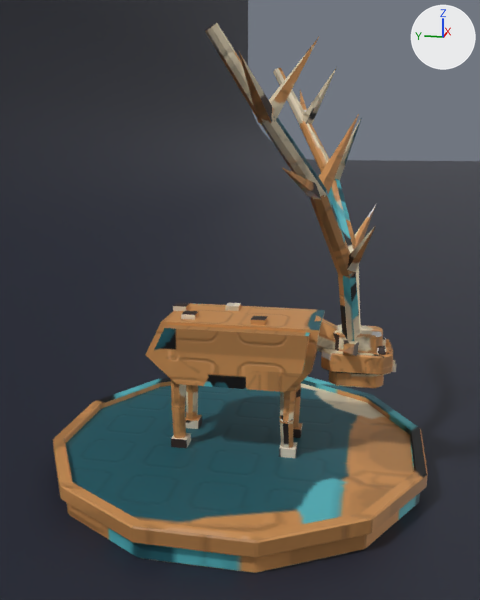
Two versions of the Blender file assets/models/art/boss5/AntlerFawn.blend, one commit apart.
Rendered twice from a 50 mm lens placed at (-5.4, -1.08, 2.85), pointed at (-0.06, -0.01, 1.52). The lights are fixed; the arrows at upper right show +X, +Y and +Z. The picture after the commit comes second.

Names of what the first picture shows: 'Art_AntlerFawn_Antlers', 'Art_AntlerFawn_Body', 'Art_AntlerFawn_Head', 'Art_AntlerFawn_LegBL', 'Art_AntlerFawn_LegBR', 'Art_AntlerFawn_LegFR', 'Art_AntlerFawn_Stand', 'Floor' and 1 more.
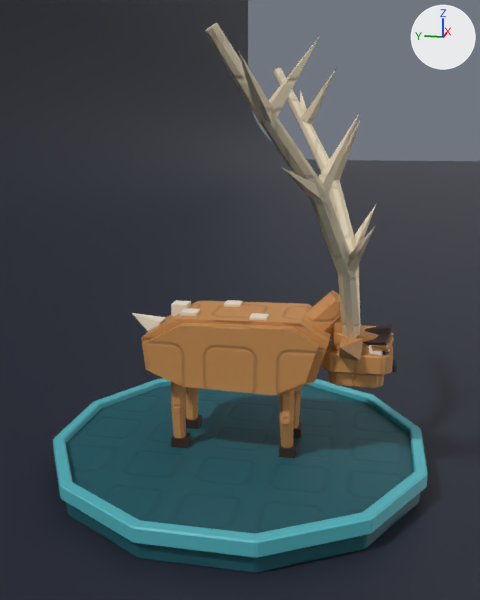
Pixel boxes (x1, y1, x2, y2) of what changed, in the pictures (480 x 600 px; the box of a moved part takes in the faces that stretch with it):
'Art_AntlerFawn_Body', reshaped (10% wider, 7% taller): before (145, 303, 325, 392); after (132, 300, 331, 395)
'Art_AntlerFawn_Head', reshaped (12% wider, 34% taller): before (315, 315, 397, 388); after (305, 290, 397, 388)
part 1 of me_art_antlerfawn_stand, surface changed (brown to cyan): (53, 378, 428, 573) in both
part 2 of me_art_antlerfawn_body, moved or reshaped: before (225, 303, 241, 311); after (224, 300, 243, 307)
part 3 of me_art_antlerfawn_body, moved or reshaped: before (181, 311, 199, 320); after (180, 308, 200, 317)
part 4 of me_art_antlerfawn_body, added: after (171, 300, 191, 316)
part 5 of me_art_antlerfawn_body, moved or reshaped: before (251, 316, 268, 325); after (249, 313, 269, 320)
part 6 of me_art_antlerfawn_body, rebuilt (7% taller): before (145, 303, 325, 391); after (141, 301, 331, 395)
part 7 of me_art_antlerfawn_body, rebuilt: before (150, 303, 317, 392); after (146, 322, 319, 395)
part 8 of me_art_antlerfawn_body, deleted: before (173, 303, 190, 311)
part 9 of me_art_antlerfawn_body, added: after (132, 313, 166, 331)
part 10 of me_art_antlerfawn_legfr, surface changed: (279, 389, 298, 458) in both
part 11 of me_art_antlerfawn_head, rebuilt: before (315, 315, 340, 352); after (305, 290, 341, 334)
part 12 of me_art_antlerfawn_head, rebuilt (47% wider, 47% taller): before (343, 340, 359, 356); after (339, 337, 363, 361)
part 13 of me_art_antlerfawn_head, deleted: before (377, 346, 386, 355)
part 14 of me_art_antlerfawn_head, built on: before (386, 339, 389, 354); after (326, 298, 394, 355)
part 15 of me_art_antlerfawn_head, surface changed: (321, 325, 397, 388) in both
part 16 of me_art_antlerfawn_antlers, surface changed (brown to beige): (205, 23, 375, 338) in both

Diff of the bpy script that builds the scene:
```diff
--- a/assets/models/art/boss5/AntlerFawn.blend.py
+++ b/assets/models/art/boss5/AntlerFawn.blend.py
@@ me_art_antlerfawn_stand @@
 me_art_antlerfawn_stand.from_pydata(...)  # 216 vertices, 194 faces; spans x -1.59..1.59, y -1.59..1.59, z 0.0..0.28
+# me_art_antlerfawn_stand part 1: texture (UV) coordinates of 194 of 194 faces, centred in x -1.59..1.59, y -1.59..1.59, z 0.0..0.28, changed; they spanned u 0.0..0.71, v 0.0..0.75 and now span u 0.0..0.98, v 0.0..0.71
 me_art_antlerfawn_stand.materials.append(mat_art_antlerfawn)
@@ me_art_antlerfawn_body @@
 # used by ob_art_antlerfawn_body; parent = ob_art_antlerfawn_stand; location = (0.0, 0.3, 1.12)
-me_art_antlerfawn_body.from_pydata(...)  # 56 vertices, 37 faces; spans x -0.42..0.42, y -1.0..0.45, z -0.28..0.29
+me_art_antlerfawn_body.from_pydata(...)  # 69 vertices, 46 faces; spans x -0.42..0.42, y -1.08..0.68, z -0.32..0.31
+# me_art_antlerfawn_body part 2: the loose piece of 8 vertices spanning x 0.14..0.26, y -0.26..-0.14, z 0.25..0.29 is scaled about its middle by (1.17, 1.17, 2.75), then moved by (0.0, 0.0, -0.015)
+# me_art_antlerfawn_body part 3: the loose piece of 8 vertices spanning x -0.21..-0.09, y 0.04..0.16, z 0.25..0.29 is scaled about its middle by (1.17, 1.17, 2.75), then moved by (0.0, 0.0, -0.015)
+# me_art_antlerfawn_body part 4: a new loose piece, a box spanning x 0.03..0.17, y 0.18..0.32, z 0.2..0.31, in mat_art_antlerfawn
+# me_art_antlerfawn_body part 5: the loose piece of 8 vertices spanning x -0.26..-0.14, y -0.56..-0.44, z 0.25..0.29 is scaled about its middle by (1.17, 1.17, 2.75), then moved by (0.0, 0.0, -0.015)
+# me_art_antlerfawn_body part 6: the loose piece of 12 vertices spanning x -0.32..0.32, y -1.0..0.45, z -0.28..0.25 is rebuilt with 16 vertices and now spans x -0.32..0.32, y -1.08..0.48, z -0.32..0.3
+# me_art_antlerfawn_body part 7: the loose piece of 12 vertices spanning x -0.42..0.42, y -0.93..0.375, z -0.252..0.225 is rebuilt with 16 vertices and now spans x -0.42..0.42, y -1.002..0.402, z -0.288..0.27
+# me_art_antlerfawn_body part 8: the loose piece of 8 vertices spanning x 0.04..0.16, y 0.19..0.31, z 0.25..0.29 is deleted
+# me_art_antlerfawn_body part 9: 5 vertices added at x -0.08..0.08, y 0.386..0.68, z 0.027..0.22
 me_art_antlerfawn_body.materials.append(mat_art_antlerfawn)
@@ me_art_antlerfawn_legfr @@
 # used by ob_art_antlerfawn_legfr; parent = ob_art_antlerfawn_body; location = (-0.18, -0.45, 0.92)
-me_art_antlerfawn_legfr.from_pydata(...)  # 40 vertices, 25 faces; spans x -0.16..0.062, y -0.08..0.065, z -0.7..0.018
+me_art_antlerfawn_legfr.from_pydata(...)  # 40 vertices, 25 faces; spans x -0.16..0.064, y -0.08..0.065, z -0.7..0.163
+# me_art_antlerfawn_legfr part 10: texture (UV) coordinates of 25 of 25 faces, centred in x -0.111..0.05, y -0.08..0.06, z -0.7..0.0, changed; they spanned u 0.0..1.0, v 0.0..0.95 and now span u 0.06..0.97, v 0.08..0.99
+# edits to the shape of me_art_antlerfawn_legfr do not show in these pictures
 me_art_antlerfawn_legfr.materials.append(mat_art_antlerfawn)
@@ me_art_antlerfawn_head @@
 # used by ob_art_antlerfawn_head; parent = ob_art_antlerfawn_body; location = (0.0, -0.6, 1.27)
-me_art_antlerfawn_head.from_pydata(...)  # 300 vertices, 222 faces; spans x -0.45..0.45, y -0.723..0.048, z -0.414..0.121
+me_art_antlerfawn_head.from_pydata(...)  # 280 vertices, 210 faces; spans x -0.55..0.55, y -0.723..0.149, z -0.414..0.343
+# me_art_antlerfawn_head part 11: the loose piece of 16 vertices spanning x -0.13..0.13, y -0.337..0.048, z -0.221..0.121 is rebuilt with 16 vertices and now spans x -0.14..0.14, y -0.343..0.149, z -0.149..0.343
+# me_art_antlerfawn_head part 12: the loose piece of 5 vertices spanning x -0.45..-0.156, y -0.411..-0.289, z -0.139..-0.02 is rebuilt with 5 vertices and now spans x -0.55..-0.136, y -0.444..-0.256, z -0.166..0.04
+# me_art_antlerfawn_head part 13: the loose piece of 36 vertices spanning x -0.175..-0.065, y -0.63..-0.56, z -0.163..-0.065 is deleted
+# me_art_antlerfawn_head part 14: 28 vertices removed from x -0.153..0.153, y -0.655..-0.62, z -0.143..-0.077; 96 vertices added at x -0.231..0.231, y -0.69..-0.089, z -0.205..0.309
+# me_art_antlerfawn_head part 15: 128 kept faces spanning x -0.228..0.228, y -0.723..-0.112, z -0.414..0.028 get new texture (UV) coordinates
+# other edits to the shape of me_art_antlerfawn_head do not show in these pictures
 me_art_antlerfawn_head.materials.append(mat_art_antlerfawn)
@@ me_art_antlerfawn_antlers @@
 me_art_antlerfawn_antlers.from_pydata(...)  # 178 vertices, 124 faces; spans x -1.55..1.55, y -0.15..0.89, z -0.03..2.25
 # used by ob_art_antlerfawn_antlers; parent = ob_art_antlerfawn_head; location = (0.0, -0.95, 1.25)
+# me_art_antlerfawn_antlers part 16: texture (UV) coordinates of 124 of 124 faces, centred in x -1.35..1.35, y -0.04..0.85, z 0.0..2.23, changed; they spanned u 0.0..1.0, v 0.0..0.95 and now span u 0.0..0.97, v 0.0..0.99
 me_art_antlerfawn_antlers.materials.append(mat_art_antlerfawn)
```
